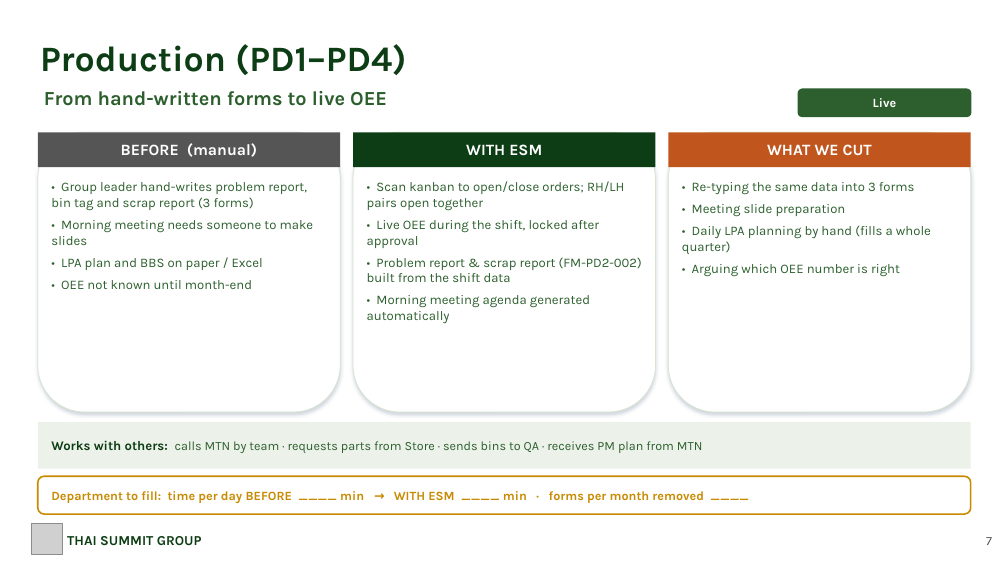
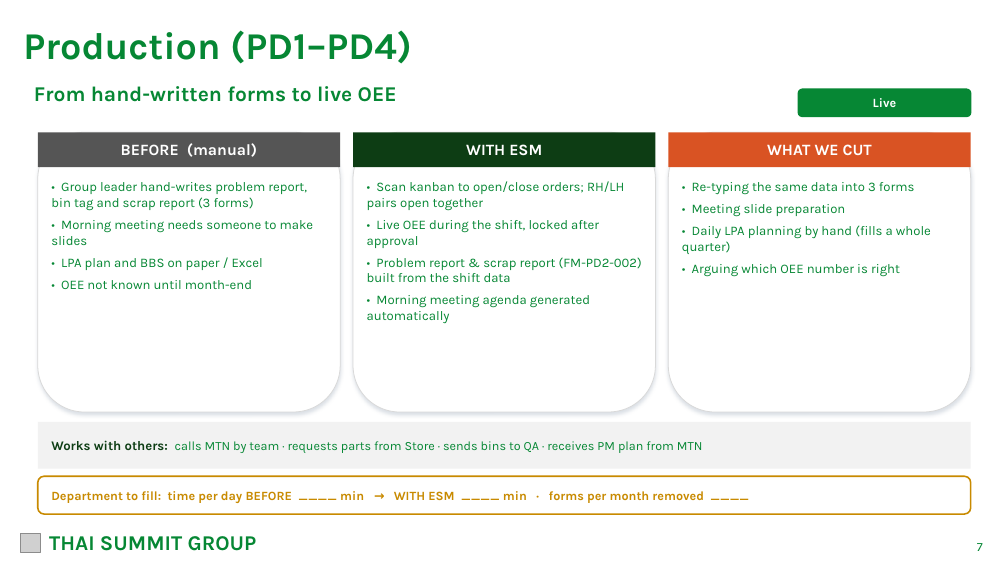
Before and after one commit to tsat4pd3-sketch/4Mmanagement, a slide deck: slide 7 of docs/meetings/TSAT_ESM_Department_Roadshow_2026-10.pptx. Drawn at 1008x567 pixels with LibreOffice and Linux fonts; fonts in the diff are those of the drawing; grey boxes stand for pictures. Boxes give left, top, right and bottom in pixels: in the first picture for what was removed or moved away, otherwise in the second. Text is boxed around its words. In the diff, an @@ line names an element or a change of style, - is before the commit and + after.

```diff
--- a/docs/meetings/TSAT_ESM_Department_Roadshow_2026-10.pptx
+++ b/docs/meetings/TSAT_ESM_Department_Roadshow_2026-10.pptx
@@ text "Production (PD1–PD4)": place and size @@
-text "Production (PD1–PD4)" at (40,44,406,75)
+text "Production (PD1–PD4)" at (23,30,412,64)
@@ text "Production (PD1–PD4)" at (23,30,412,64): size 34 to 36 pt, text colour #0D3D14 to #068734; vertical alignment middle to top @@
@@ text "From hand-written forms to live ...": place and size @@
-text "From hand-written forms to live ..." at (44,91,387,106)
+text "From hand-written forms to live ..." at (34,86,397,102)
@@ text "From hand-written forms to live ..." at (34,86,397,102): size 19 to 20 pt, text colour #2C5F2D to #068734 @@
@@ rounded rectangle at (798,88,972,117): fill #2C5F2D to #068734 @@
@@ outline #D8E4D0 0.75 pt to #D9D9D9 0.75 pt in 3 elements at (38,132,340,412), (353,132,656,412), (668,132,971,412) @@
@@ rectangle at (668,132,971,167): fill #C0561E to #D95323 @@
@@ text colour #2C5F2D to #068734 in 3 elements at (51,182,314,289), (367,181,642,323), (682,182,931,277) @@
@@ rectangle at (38,422,971,469): fill #ECF1E9 to #F2F2F2 @@
@@ text "Works with others: calls MTN ..." at (51,440,703,453): text colour #2C5F2D to #068734 in "calls MTN by team · requests parts ..." @@
@@ picture added at (20,533,40,553) @@
@@ picture removed at (32,523,62,555) @@
@@ text "THAI SUMMIT GROUP": place and size @@
-text "THAI SUMMIT GROUP" at (67,536,202,546)
+text "THAI SUMMIT GROUP" at (49,536,257,551)
@@ text "THAI SUMMIT GROUP" at (49,536,257,551): size 13 to 20 pt, text colour #0D3D14 to #068734 @@
@@ text "7": place and size @@
-text "7" at (986,537,992,545)
+text "7" at (977,543,983,551)
@@ text "7" at (977,543,983,551): text colour #555555 to #068734; vertical alignment middle to top @@
```
Also in this commit, not shown: 18 other slides changed, 13 other files.
